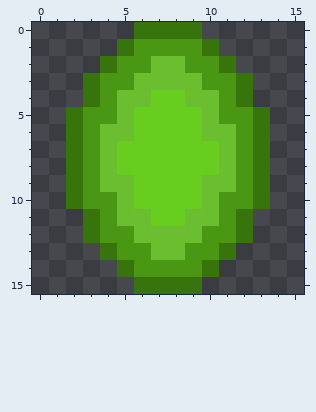
Edited in one commit: pixel-art sprite (images/objects/grape.png). The picture above was drawn from the file before the commit.
The file is 16x16 pixels.
The same view after the edit:
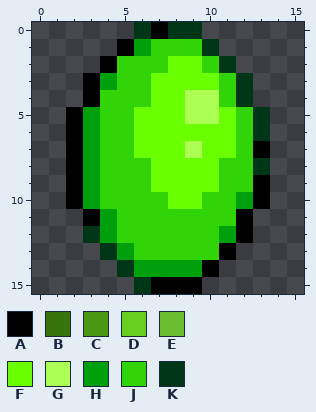
Palette (. is transparent): A #000000  B #37750c  C #499713  D #67ce20  E #6abe30  F #6aff00  G #acff53  H #009f0c  J #31d406  K #003618
Edits made:
Changed rows in their new state; - is an unchanged pixel.
first column x 2:
 0 ----KAKK----
 1 ---AHJJJK---
 2 --AJJJFFJK--
 3 -AHJJFFFFJK-
 4 -AJJJFFGGJK-
 5 AHJJFFFGGFJK
 6 AHJJFFFFFFJK
 7 AHJJFFFGFFJA
 8 AHJJJFFFFJJK
 9 AHJJJFFFFJJA
10 AHJJJJFFJJHA
11 -AHJJJJJJJA-
12 -KHJJJJJJHA-
13 --KHJJJJJA--
14 ---KHHHHA---
15 ----KAAA----
Boxes around the changes in both pictures, in picture pixels (x1, y1, x2, y2):
changed: (66, 22, 270, 294)
